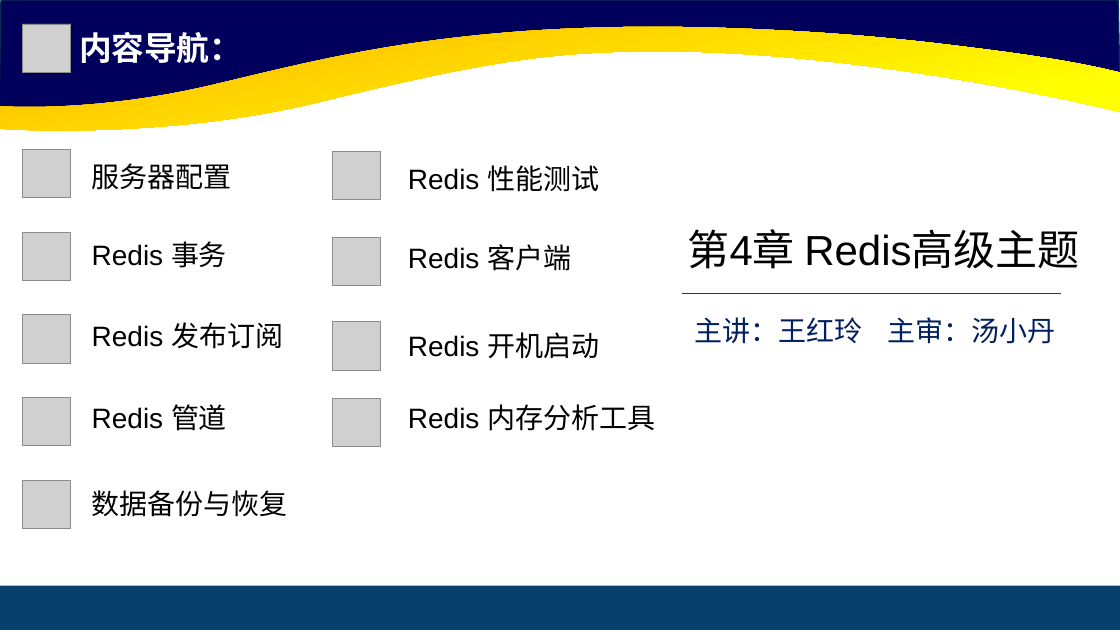
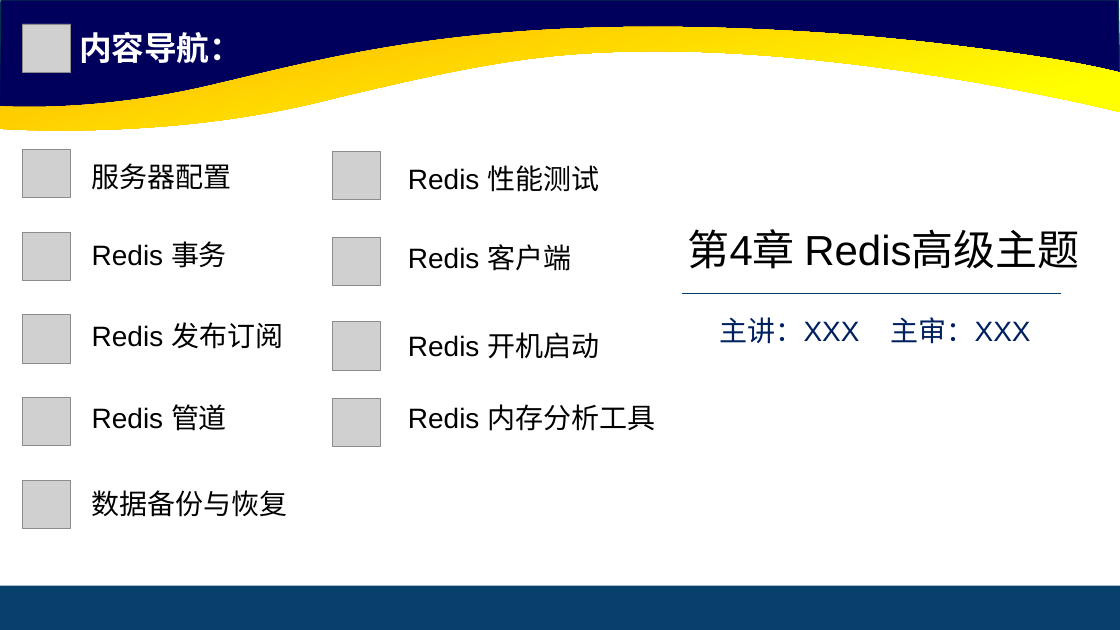
Before and after one commit to cxinping/Redis, a slide deck: slide 2 of ppt/第4章 Redis高级主题.pptx. Drawn at 1120x630 pixels with LibreOffice and Linux fonts; fonts in the diff are those of the drawing; grey boxes stand for pictures. Boxes give left, top, right and bottom in pixels: in the first picture for what was removed or moved away, otherwise in the second. Text is boxed around its words. In the diff, an @@ line names an element or a change of style, - is before the commit and + after.

```diff
--- a/ppt/第4章 Redis高级主题.pptx
+++ b/ppt/第4章 Redis高级主题.pptx
@@ text at (720,317,1031,344): text changed @@
-主讲：王红玲 主审：汤小丹
+主讲：XXX 主审：XXX
```
Also in this commit, not shown: 6 other slides changed, 1 other file.
